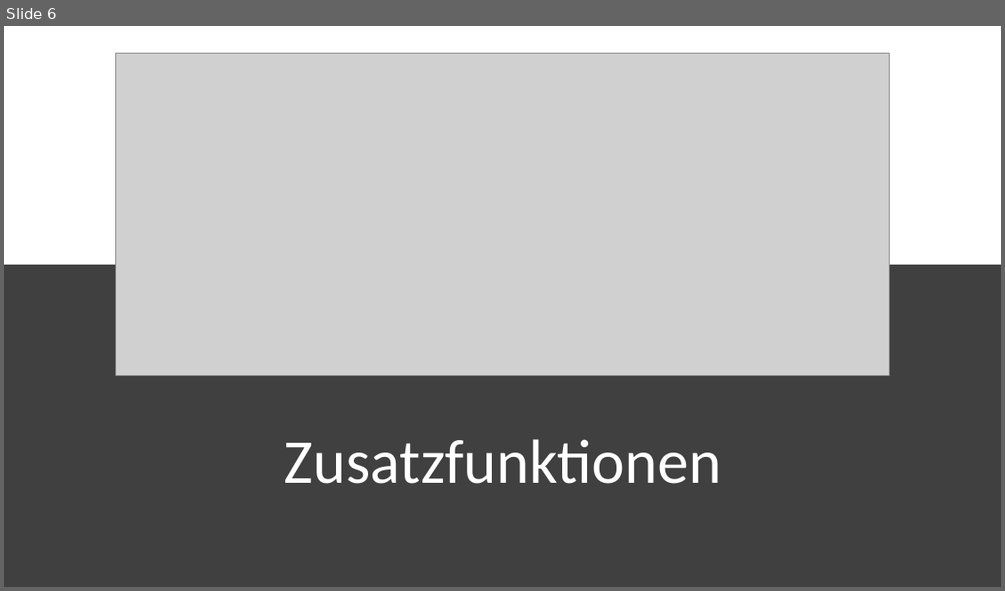
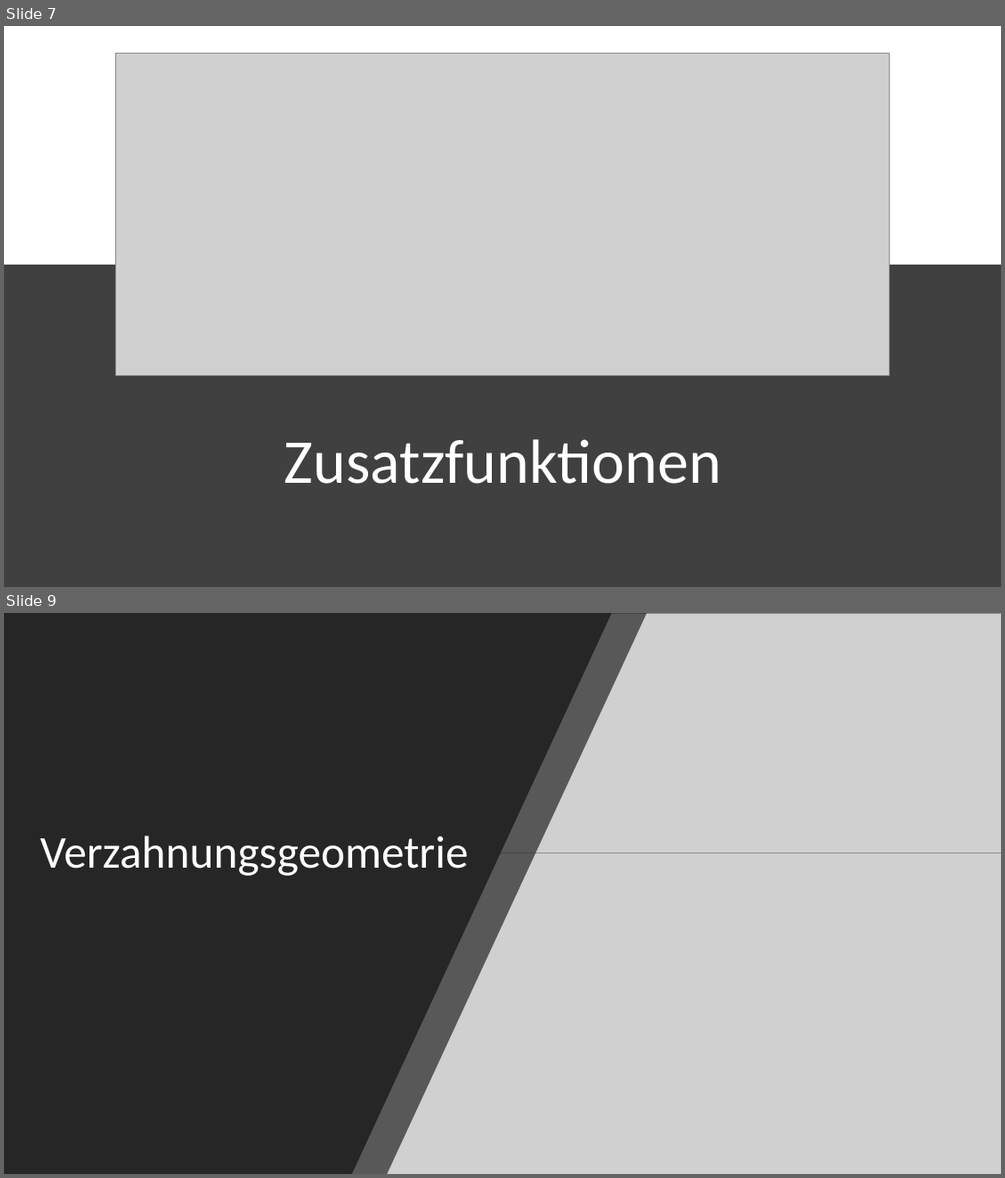
Before and after one commit to maxeuken/HSP-Sprint-1, a slide deck: Zahnraddimensionierungsprogramm.GruppeJ/PowerPoint Präsentation Sprint 2/Sprint 2.pptx. Shown one above the other, each under a label of ours: slide 6 before the commit, slides 7 and 9 after it; the slides between them are not shown. The pictures are 1005x591 and 1005x1178 pixels, drawn with LibreOffice and Linux fonts; fonts in the diff are those of the drawing; grey boxes stand for pictures. Boxes give left, top, right and bottom in pixels: in the first picture for what was removed or moved away, otherwise in the second. Text is boxed around its words. In the diff, an @@ line names an element or a change of style, - is before the commit and + after.

```diff
--- a/Zahnraddimensionierungsprogramm.GruppeJ/PowerPoint Präsentation Sprint 2/Sprint 2.pptx
+++ b/Zahnraddimensionierungsprogramm.GruppeJ/PowerPoint Präsentation Sprint 2/Sprint 2.pptx
@@ slide 9 added at (4, 613, 1001, 1174), background #000000 @@
@@ freeform shape added at (4, 613, 647, 1174), fill #262626 at 70% opacity @@
@@ freeform shape added at (4, 613, 612, 1174), fill #262626 @@
@@ picture added at (496, 613, 1001, 853) @@
@@ title added at (40, 835, 469, 876), 44 pt, text #FFFFFF @@
+Verzahnungsgeometrie
@@ picture added at (348, 853, 1001, 1174) @@
@@ what was slide 6 is now slide 7 @@
```
Also in this commit, not shown: 4 slides changed, 2 other slides added, 5 slides removed, 4 other files.
